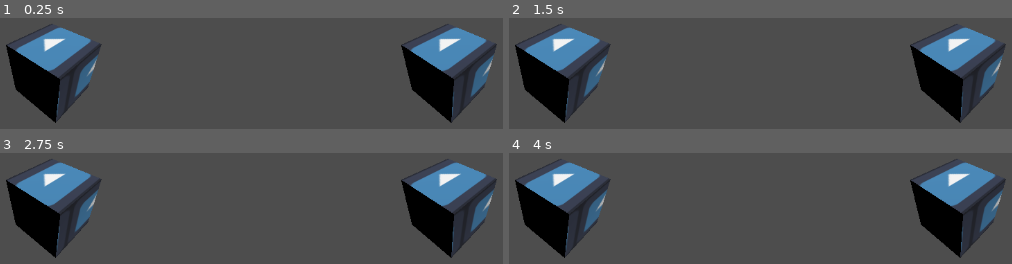
Above: before the commit, frames 1-4 (two rows, left to right).
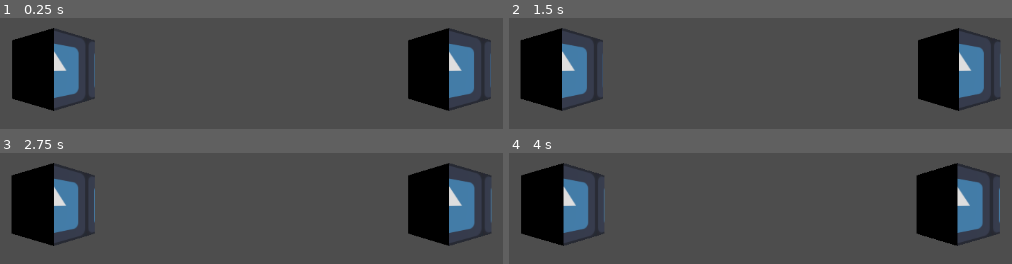
Above: after the commit, the same moments.

Repository: dairycultist/Metaverse
Game: Godot game, scene res://scene.tscn
The game is run twice, just before and just after one commit, with the same random seed, the same clock (stepped at 60 frames per second) and the same inputs. The engine's default icon, where the game draws it, is replaced by a stand-in: a white triangle on a blue panel in a dark square.
Inputs:
- Up to frame 1 (0.25 s): no input
- Up to frame 2 (1.5 s): tap Enter at 0.5 s; tap Space at 1.25 s
- Up to frame 3 (2.75 s): tap Enter at 2 s
- Up to frame 4 (4 s): tap Space at 2.75 s; tap Enter at 3.5 s

The runs differ from the first frame. In frame 1, 14% of the frame differs, in the area x 1-99%, y 5-95%; in frame 2, 14%; in frame 3, 14%; in frame 4, 14%.

Commit message:
IPD test

Diff:
--- a/binocular_camera.gd
+++ b/binocular_camera.gd
@@ -17,3 +17,10 @@
 
 	left.fov = FOV
 	right.fov = FOV
+
+func _process(delta: float) -> void:
+
+	ipd_mm = 60 + sin(Time.get_ticks_msec() * 0.001) * 20
+
+	left.h_offset = ipd_mm / -2000.0
+	right.h_offset = ipd_mm / 2000.0
--- a/scene.tscn
+++ b/scene.tscn
@@ -13,7 +13,7 @@
 [node name="World" type="Node3D"]
 
 [node name="MeshInstance3D" type="MeshInstance3D" parent="."]
-transform = Transform3D(-0.658512, 0.0326201, -0.751863, -0.49089, 0.738644, 0.461988, 0.570429, 0.673306, -0.470393, 0, 0, -2.3926)
+transform = Transform3D(0.707107, 0, 0.707107, 0, 1, 0, -0.707107, 0, 0.707107, 0, 0, -2.3926)
 material_override = SubResource("StandardMaterial3D_nxogm")
 mesh = SubResource("BoxMesh_drvgu")
 
Not shown, changed: build/Metaverse.apk
Not shown, changed: build/Metaverse.apk.idsig
